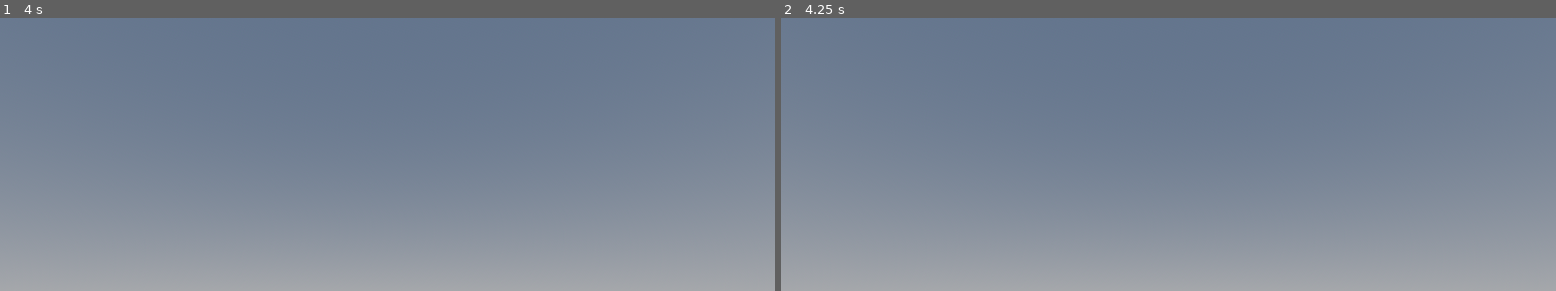
Above: before the commit, frames 1-2 (left to right).
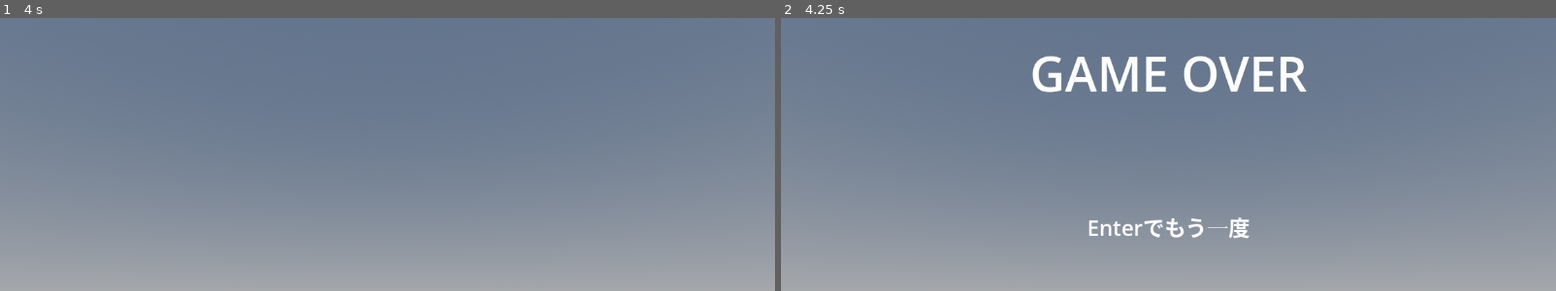
Above: after the commit, the same moments.

Repository: shuhei0916/music-shooter
Game: Godot game, scene res://scenes/main.tscn
The game is run twice, just before and just after one commit, with the same random seed, the same clock (stepped at 60 frames per second) and the same inputs.
Inputs (mouse positions are in pixels of both pictures, inside the frame that each line leads up to):
- Up to frame 1 (4 s): tap Enter (ui_accept) at 0.5, 0.77, 1.25, 2, 2.75, 3.5, 3.77 s; move the mouse to (558, 50) at 0.52 s; hold D (move_right) 0.53-1.25 s; hold Shift 0.53-1.25 s; click (558, 50) at 0.67 s; drag from (232, 94) to (348, 159) at 1.27 s; move the mouse to (outside the picture) at 2.02 s; hold D (move_right) 2.03-2.75 s; tap Ctrl at 2.1 s; drag from (348, 159) to (outside the picture) at 2.77 s; move the mouse to (620, 138) at 3.52 s; hold A (move_left) from 3.53 s (still down); tap Alt at 3.6 s
- Up to frame 2 (4.25 s): keep holding A (move_left)

Frame 1 is identical in both runs. In frame 2, 2.5% of the frame differs, in the area x 32-68%, y 13-81%.

Commit message:
feat: 配置データどおりにゲートと敵をコースに並べ、ゴールに線を引く
Co-Authored-By: Claude Opus 5.5 <noreply@anthropic.com>

Diff:
--- a/scenes/main.tscn
+++ b/scenes/main.tscn
@@ -20,6 +20,15 @@
 material = SubResource("StandardMaterial3D_road")
 size = Vector2(9, 400)
 
+[sub_resource type="StandardMaterial3D" id="StandardMaterial3D_goal"]
+albedo_color = Color(1, 0.85, 0.2, 1)
+emission_enabled = true
+emission = Color(1, 0.8, 0.1, 1)
+
+[sub_resource type="BoxMesh" id="BoxMesh_goal"]
+material = SubResource("StandardMaterial3D_goal")
+size = Vector3(9, 0.1, 0.6)
+
 [node name="Main" type="Node3D"]
 script = ExtResource("1_main")
 
@@ -33,6 +42,9 @@
 [node name="Road" type="MeshInstance3D" parent="."]
 transform = Transform3D(1, 0, 0, 0, 1, 0, 0, 0, 1, 0, 0, -190)
 mesh = SubResource("PlaneMesh_road")
+
+[node name="GoalLine" type="MeshInstance3D" parent="."]
+mesh = SubResource("BoxMesh_goal")
 
 [node name="Player" parent="." instance=ExtResource("2_player")]
 
--- a/scripts/main.gd
+++ b/scripts/main.gd
@@ -1,6 +1,22 @@
 class_name Main
 extends Node3D
 
+const GateScene := preload("res://scenes/gate.tscn")
+const EnemyScene := preload("res://scenes/enemy.tscn")
+const GATE_X := 2.0
+## z: スタートからの距離、gates: 左右のゲートの [種類, 数]、enemies: 敵の [x, HP]
+const DEFAULT_LAYOUT := [
+	{"z": 12.0, "gates": [[Gate.Op.ADD, 10], [Gate.Op.ADD, -5]]},
+	{"z": 25.0, "enemies": [[-2.0, 5], [2.0, 5]]},
+	{"z": 40.0, "gates": [[Gate.Op.MULTIPLY, 2], [Gate.Op.ADD, 5]]},
+	{"z": 55.0, "enemies": [[-3.0, 8], [0.0, 12], [3.0, 8]]},
+	{"z": 70.0, "gates": [[Gate.Op.ADD, -10], [Gate.Op.MULTIPLY, 3]]},
+	{"z": 85.0, "enemies": [[-2.0, 20], [2.0, 15]]},
+	{"z": 100.0, "gates": [[Gate.Op.ADD, 20], [Gate.Op.MULTIPLY, 2]]},
+	{"z": 115.0, "enemies": [[-3.0, 25], [0.0, 30], [3.0, 25]]},
+	{"z": 130.0, "gates": [[Gate.Op.ADD, -15], [Gate.Op.ADD, 10]]},
+	{"z": 142.0, "enemies": [[0.0, 40]]},
+]
 const MESSAGES := {
 	Judge.Result.CLEARED: "CLEAR!",
 	Judge.Result.GAME_OVER: "GAME OVER",
@@ -8,6 +24,7 @@
 
 @export var forward_speed := 6.0
 @export var course_length := 150.0
+@export var layout: Array = DEFAULT_LAYOUT
 
 var _course: Course
 var _result := Judge.Result.PLAYING
@@ -21,6 +38,9 @@
 
 func _ready() -> void:
 	_course = Course.new(forward_speed, course_length)
+	$GoalLine.position.z = -course_length
+	for row in layout:
+		_spawn_row(row)
 
 
 func _process(delta: float) -> void:
@@ -44,3 +64,22 @@
 	_message.text = MESSAGES[_result]
 	_message.visible = true
 	_hint.visible = true
+
+
+func _spawn_row(row: Dictionary) -> void:
+	var z := -float(row.z)
+	if row.has("gates"):
+		var pair := Node3D.new()
+		pair.position.z = z
+		add_child(pair)
+		for i in row.gates.size():
+			var gate_area: GateArea = GateScene.instantiate()
+			gate_area.op = row.gates[i][0]
+			gate_area.amount = row.gates[i][1]
+			gate_area.position.x = -GATE_X if i == 0 else GATE_X
+			pair.add_child(gate_area)
+	for spec in row.get("enemies", []):
+		var enemy: Enemy = EnemyScene.instantiate()
+		enemy.start_hp = spec[1]
+		enemy.position = Vector3(spec[0], 0, z)
+		add_child(enemy)
--- a/test/scene/test_main.gd
+++ b/test/scene/test_main.gd
@@ -46,3 +46,30 @@
 	var main := _make_main(10.0, 100.0)
 	simulate(main, 1, 0.1)
 	assert_false(main.get_node("UI/Message").visible)
+
+
+func _make_main_with_layout(layout: Array) -> Main:
+	var main: Main = MainScene.instantiate()
+	main.layout = layout
+	return add_child_autofree(main)
+
+
+func _find_all(root: Node, type: Variant) -> Array:
+	return root.find_children("*", "", true, false).filter(func(n): return is_instance_of(n, type))
+
+
+func test_配置どおりの位置に左右2枚のゲートを並べる():
+	var main := _make_main_with_layout(
+		[{"z": 10.0, "gates": [[Gate.Op.ADD, 5], [Gate.Op.ADD, -3]]}]
+	)
+	var gates := _find_all(main, GateArea)
+	assert_eq(gates.size(), 2)
+	assert_eq([gates[0].global_position, gates[0].amount], [Vector3(-2, 0, -10), 5])
+	assert_eq([gates[1].global_position, gates[1].amount], [Vector3(2, 0, -10), -3])
+
+
+func test_配置どおりの位置とHPで敵を並べる():
+	var main := _make_main_with_layout([{"z": 20.0, "enemies": [[1.5, 8]]}])
+	var enemies := _find_all(main, Enemy)
+	assert_eq(enemies.size(), 1)
+	assert_eq([enemies[0].global_position, enemies[0].health.hp], [Vector3(1.5, 0, -20), 8])
